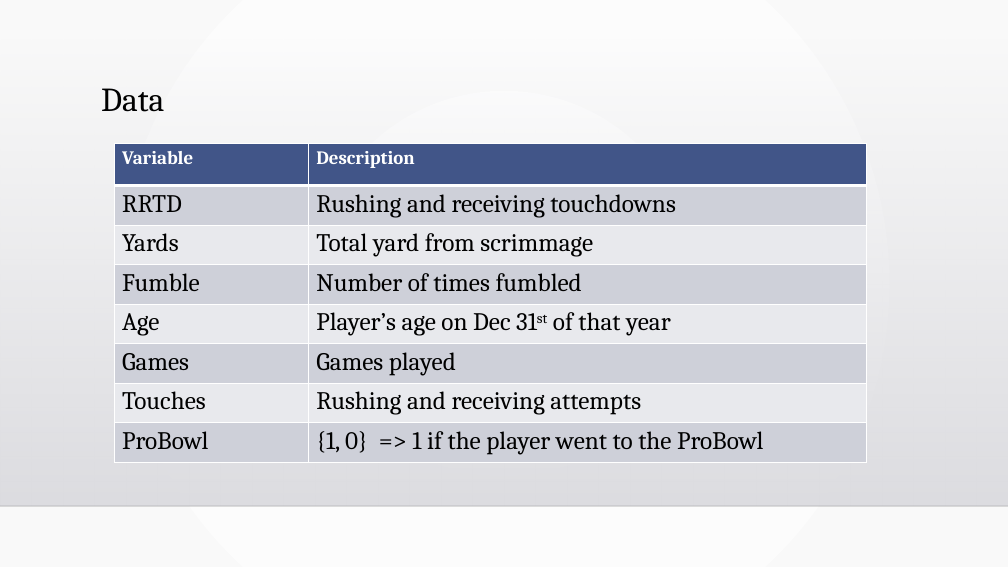
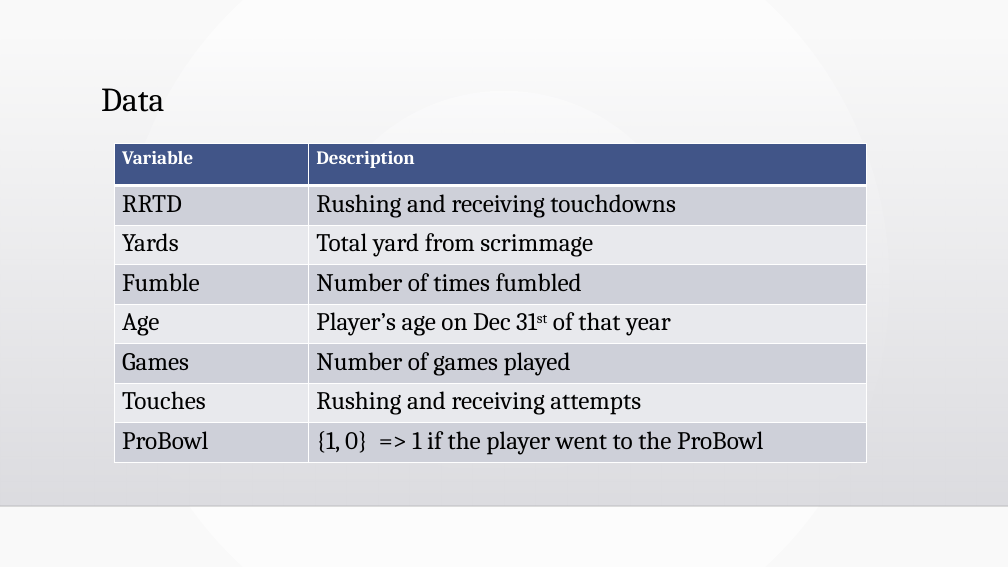
Before and after one commit to alou127/ds_projects, a slide deck: slide 6 of project_2_powepoin.pptx. Drawn at 1008x567 pixels with LibreOffice and Linux fonts; fonts in the diff are those of the drawing; background and template pictures are left out. Boxes give left, top, right and bottom in pixels: in the first picture for what was removed or moved away, otherwise in the second. Text is boxed around its words. In the diff, an @@ line names an element or a change of style, - is before the commit and + after.

```diff
--- a/project_2_powepoin.pptx
+++ b/project_2_powepoin.pptx
@@ table at (114, 144, 867, 463) @@
-row 6, column 2: Games played
+row 6, column 2: Number of games played
```
Also in this commit, not shown: 2 other slides changed, 1 other file.
